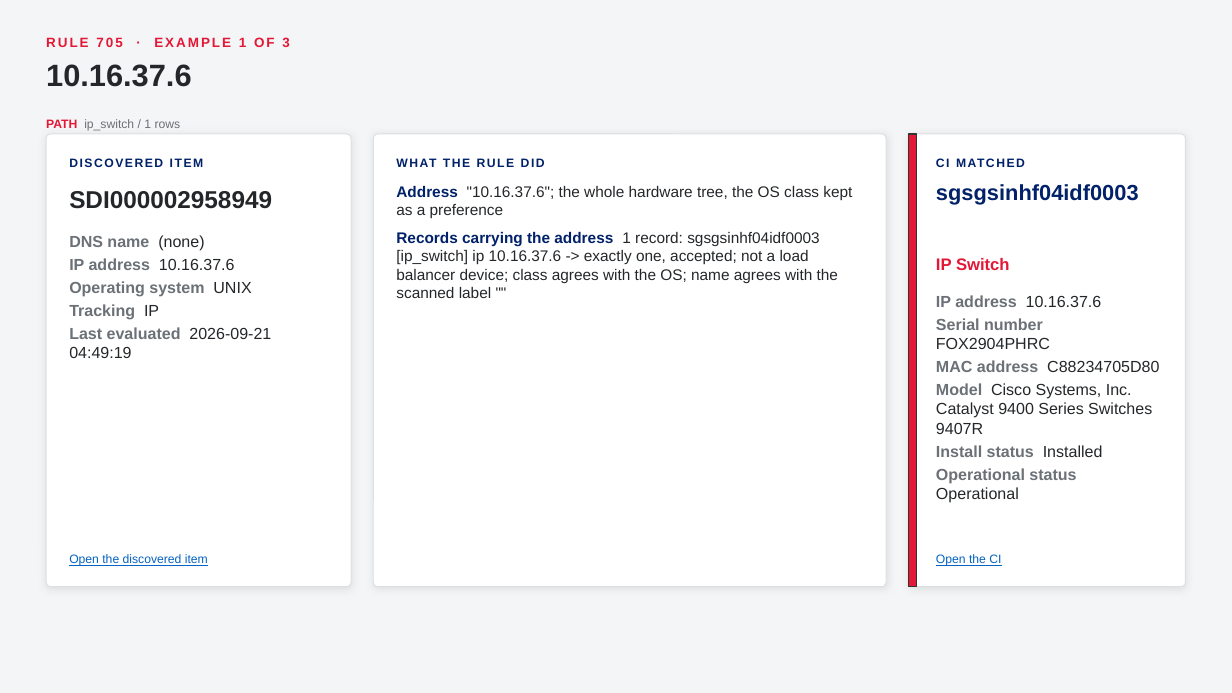
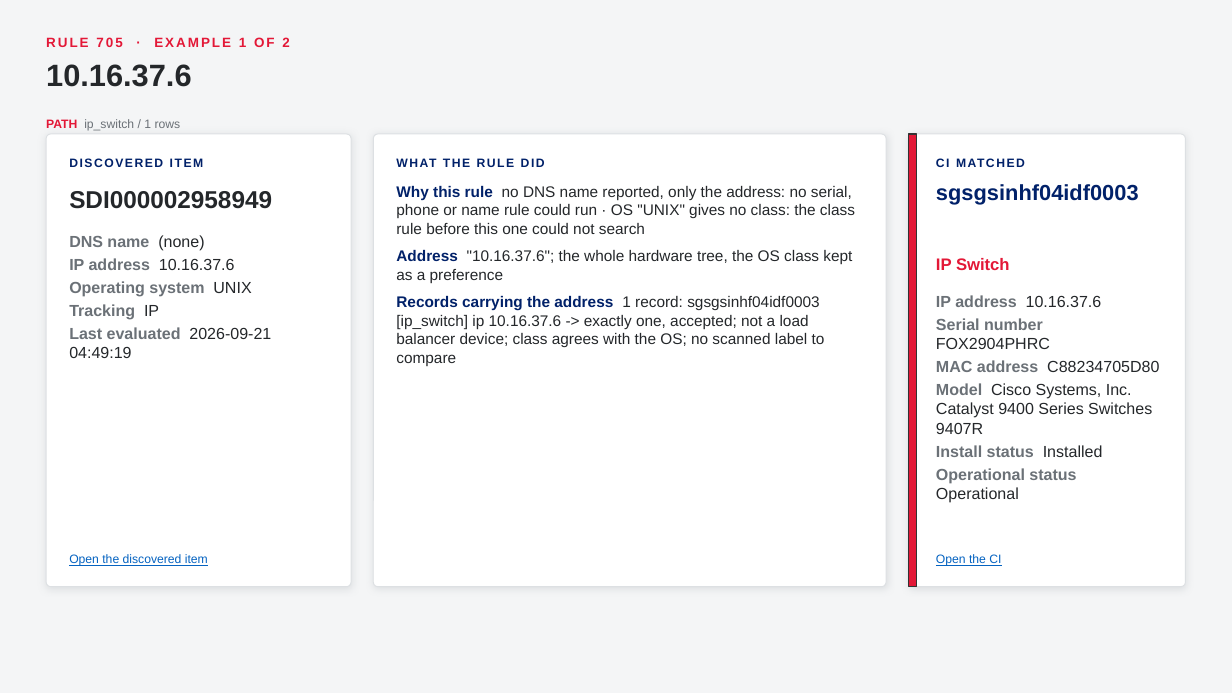
Before and after one commit to singhmihir/py, a slide deck: slide 70 of stories/qualys-ci-lookup-rules/Qualys CI Lookup Rules - CMDB Team Demo.pptx (slide 74 before the commit). Drawn at 1232x693 pixels with LibreOffice and Linux fonts; fonts in the diff are those of the drawing. Boxes give left, top, right and bottom in pixels: in the first picture for what was removed or moved away, otherwise in the second. Text is boxed around its words. In the diff, an @@ line names an element or a change of style, - is before the commit and + after.

```diff
--- a/stories/qualys-ci-lookup-rules/Qualys CI Lookup Rules - CMDB Team Demo.pptx
+++ b/stories/qualys-ci-lookup-rules/Qualys CI Lookup Rules - CMDB Team Demo.pptx
@@ text at [396,186,855,234]: paragraph added @@
+1. Why this rule no DNS name reported, only the address: no serial, phone or name rule could run · OS "UNIX" gives no class: the class rule before this one could not search
@@ text at [396,296,825,366]: text changed @@
-2. Records carrying the address 1 record: sgsgsinhf04idf0003 [ip_switch] ip 10.16.37.6 -> exactly one, accepted; not a load balancer device; class agrees with the OS; name agrees with the scanned label ""
+3. Records carrying the address 1 record: sgsgsinhf04idf0003 [ip_switch] ip 10.16.37.6 -> exactly one, accepted; not a load balancer device; class agrees with the OS; no scanned label to compare
```
Also in this commit, not shown: 54 other slides changed, 1 slide added, 8 slides removed, 5 other files.
